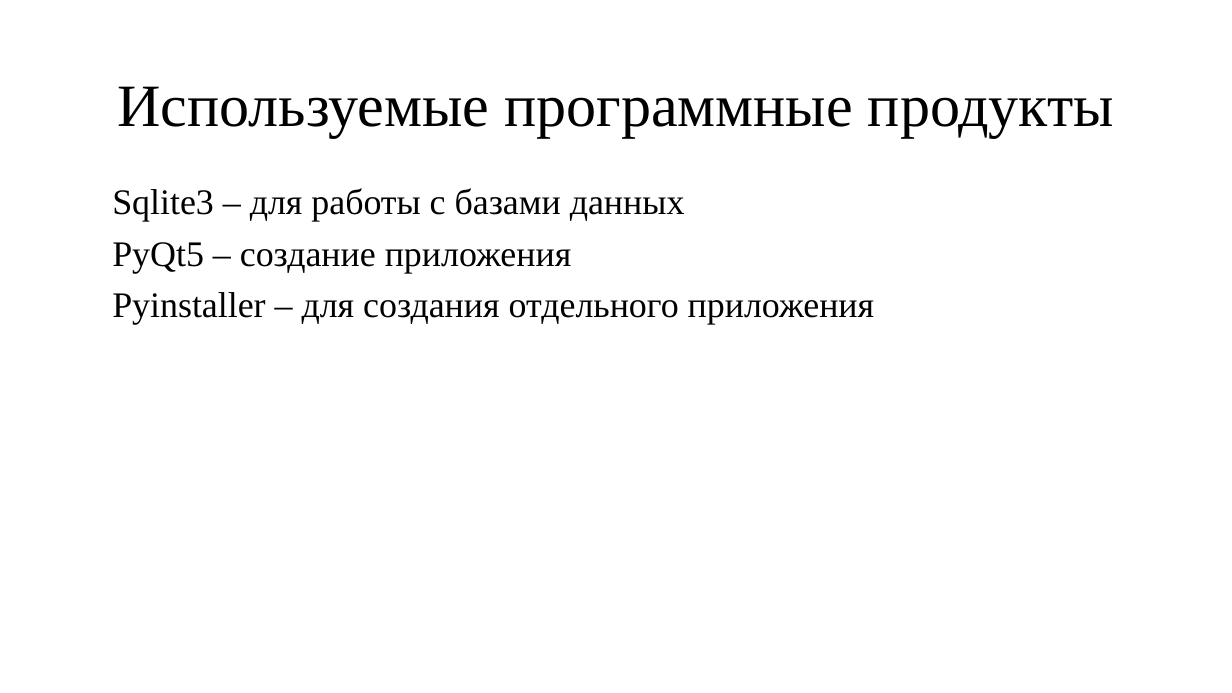
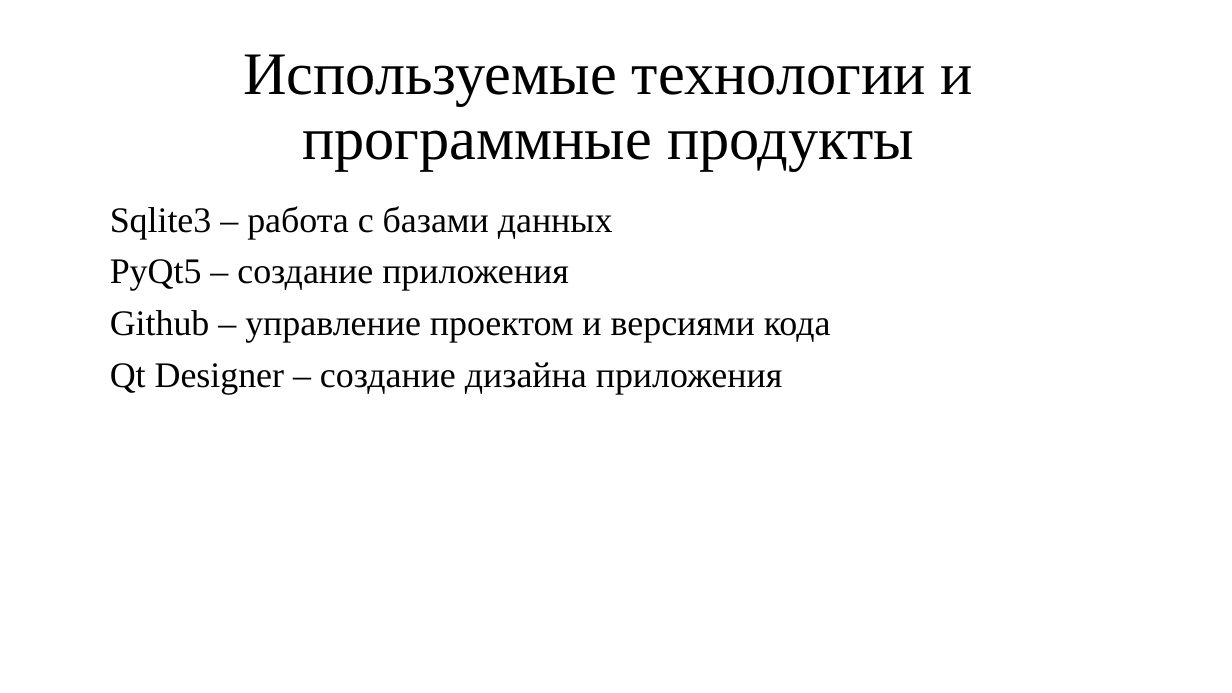
Before and after one commit to sk3feel/YandexProject1, a slide deck: slide 4 of Documentation/Презентация проекта.pptx. Drawn at 1232x693 pixels with LibreOffice and Linux fonts; fonts in the diff are those of the drawing. Boxes give left, top, right and bottom in pixels: in the first picture for what was removed or moved away, otherwise in the second. Text is boxed around its words. In the diff, an @@ line names an element or a change of style, - is before the commit and + after.

Commit message:
update

```diff
--- a/Documentation/Презентация проекта.pptx
+++ b/Documentation/Презентация проекта.pptx
@@ text at [243,54,973,170]: text changed; size 46.8 to 47 pt @@
-Используемые программные продукты
+Используемые технологии и
+программные продукты
@@ text "Sqlite3 – работа с базами ...": place and size @@
-text "Sqlite3 – работа с базами ..." at [112,188,875,325]
+text "Sqlite3 – работа с базами ..." at [110,206,831,394]
@@ text at [110,206,613,239]: text changed @@
-Sqlite3 – для работы с базами данных
+Sqlite3 – работа с базами данных
@@ text at [110,310,831,394]: text changed @@
-Pyinstaller – для создания отдельного приложения
+Github – управление проектом и версиями кода
+Qt Designer – создание дизайна приложения
```
Also in this commit, not shown: 4 other slides changed, 2 slides added.
